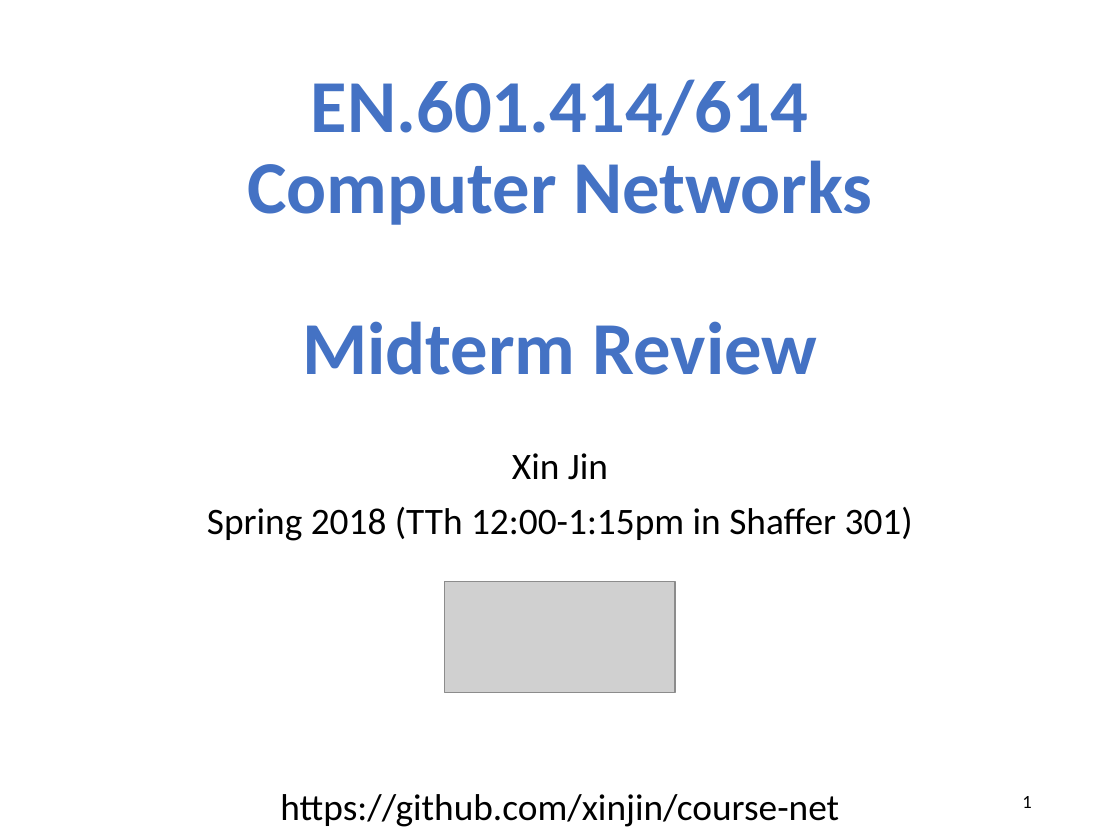
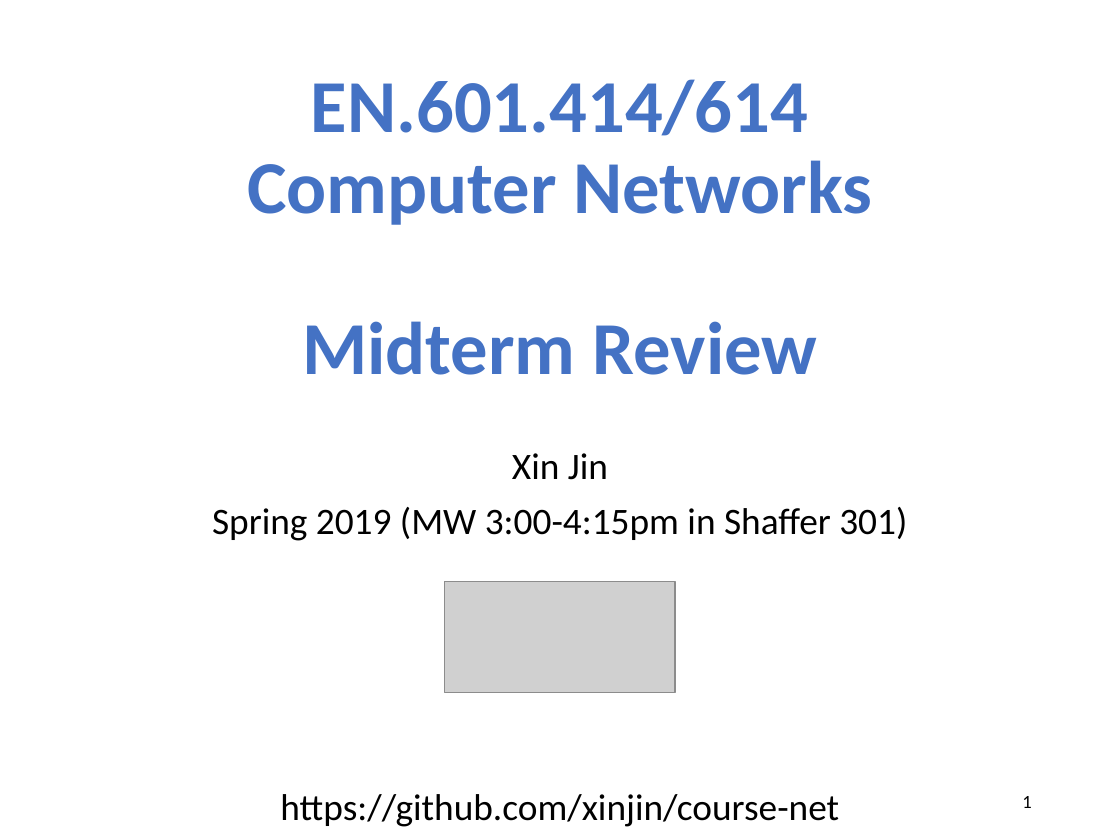
Before and after one commit to xinjin/course-net, a slide deck: slide 1 of slides/Midterm_review.pptx. Drawn at 1120x840 pixels with LibreOffice and Linux fonts; fonts in the diff are those of the drawing; grey boxes stand for pictures. Boxes give left, top, right and bottom in pixels: in the first picture for what was removed or moved away, otherwise in the second. Text is boxed around its words. In the diff, an @@ line names an element or a change of style, - is before the commit and + after.

Commit message:
update midterm review

```diff
--- a/slides/Midterm_review.pptx
+++ b/slides/Midterm_review.pptx
@@ subtitle at bbox=[212, 507, 907, 541]: text changed @@
-Spring 2018 (TTh 12:00-1:15pm in Shaffer 301)
+Spring 2019 (MW 3:00-4:15pm in Shaffer 301)
```
Also in this commit, not shown: 5 other slides changed, 9 slides removed.
